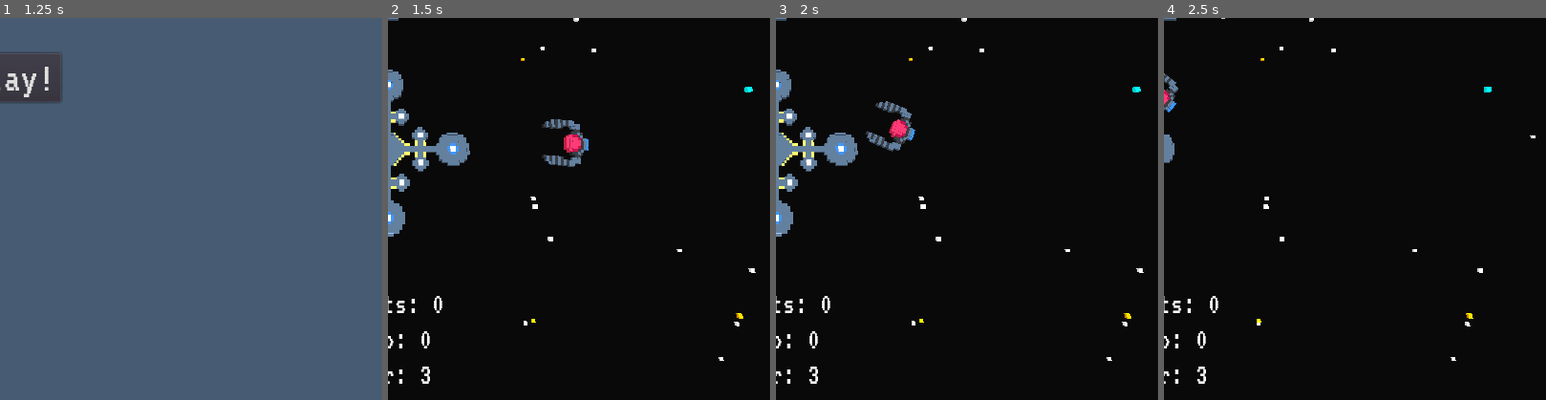
Above: before the commit, frames 1-4 (left to right).
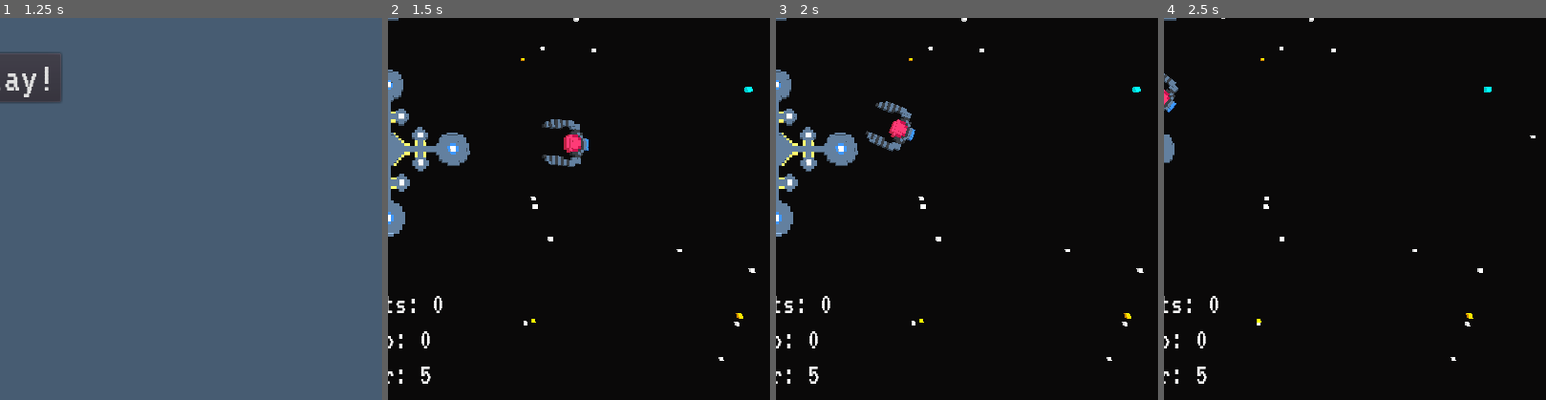
Above: after the commit, the same moments.

Repository: the-g-force/2022-January
Game: Godot game, scene res://Intro/MainMenu.tscn
The game is run twice, just before and just after one commit, with the same random seed, the same clock (stepped at 60 frames per second) and the same inputs.
Inputs (mouse positions are % of the whole screen's width and height, from its top left):
- Up to frame 1 (1.25 s): click "Play!" at 0.5 s
- Up to frame 2 (1.5 s): click "Play!" at 1.25 s
- Up to frame 3 (2 s): no input
- Up to frame 4 (2.5 s): move the mouse to (72, 45) at 2.02 s; hold D (move_right) from 2.03 s (still down); tap Space (fire) at 2.1 s; click (72, 45) at 2.17 s
The pictures show only the part of the screen within x 50-100%, y 50-100%; the shares and areas given below are measured in that part.

Frame 1 is identical in both runs. In frame 2, less than 0.1% of the frame differs, in the area x 8-12%, y 91-96%; in frame 3, less than 0.1%; in frame 4, less than 0.1%.

Commit message:
Make player have five health instead of three

Diff:
--- a/project/Player/Player.tscn
+++ b/project/Player/Player.tscn
@@ -13,6 +13,7 @@
 [node name="Player" type="KinematicBody"]
 collision_mask = 17
 script = ExtResource( 2 )
+armor = 5
 
 [node name="ShotTimer" type="Timer" parent="."]
 wait_time = 0.2
